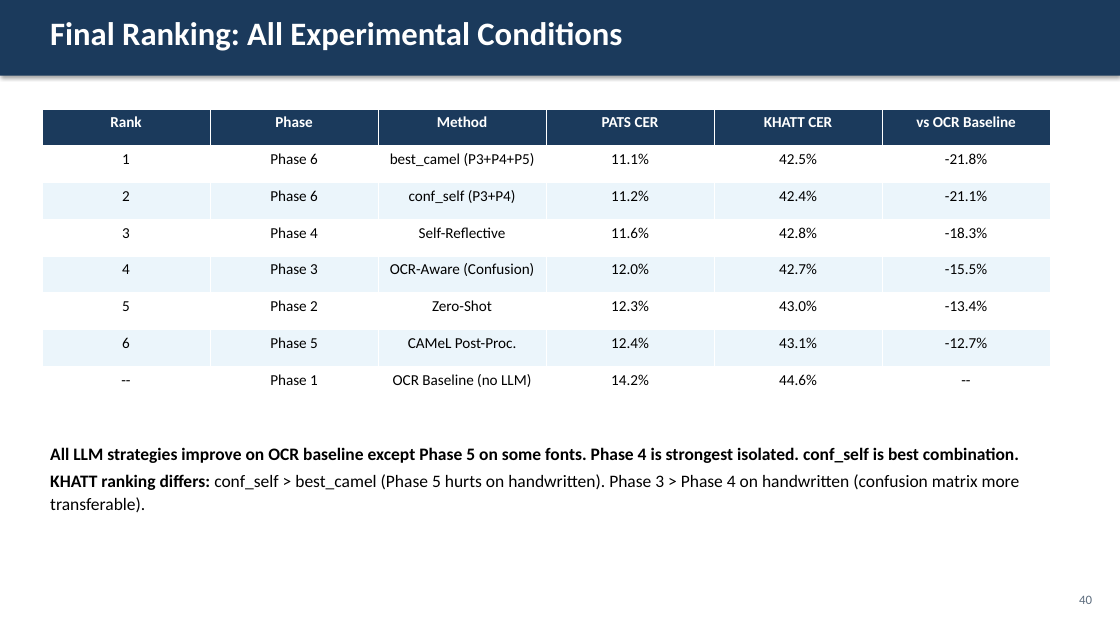
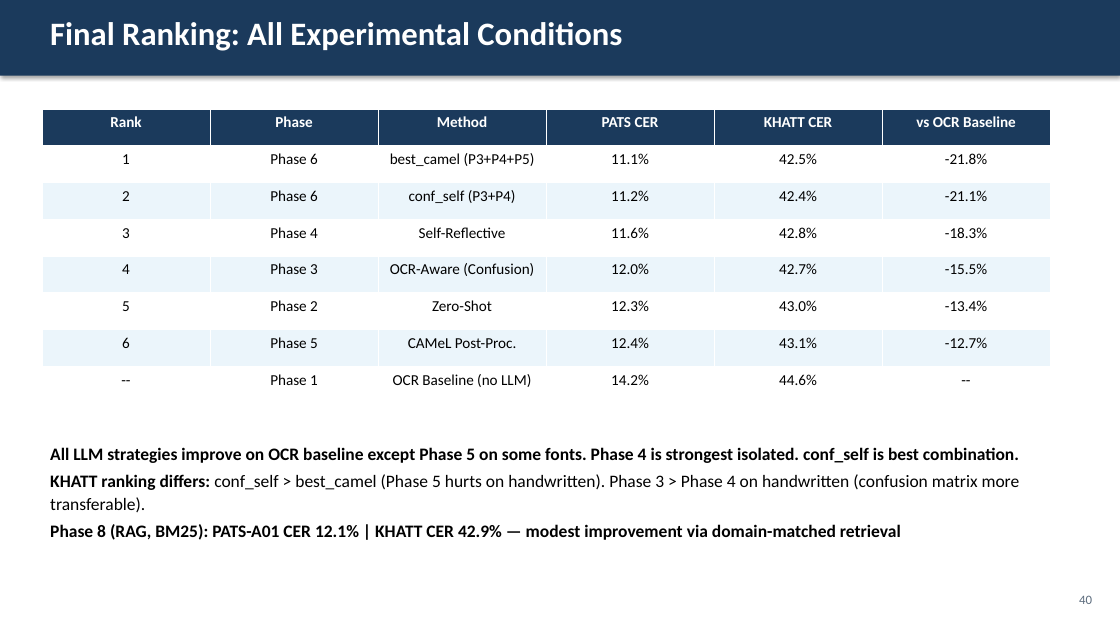
Before and after one commit to Mohamedsabry109/Arabic-Post-OCR-Correction, a slide deck: slide 40 of publication/thesis/defense_presentation.pptx. Drawn at 1120x630 pixels with LibreOffice and Linux fonts; fonts in the diff are those of the drawing. Boxes give left, top, right and bottom in pixels: in the first picture for what was removed or moved away, otherwise in the second. Text is boxed around its words. In the diff, an @@ line names an element or a change of style, - is before the commit and + after.

```diff
--- a/publication/thesis/defense_presentation.pptx
+++ b/publication/thesis/defense_presentation.pptx
@@ text at (x1=50, y1=524, x2=901, y2=540): paragraph added @@
+Phase 8 (RAG, BM25): PATS-A01 CER 12.1% | KHATT CER 42.9% — modest improvement via domain-matched retrieval
```
Also in this commit, not shown: 8 other slides changed, 13 other files.
